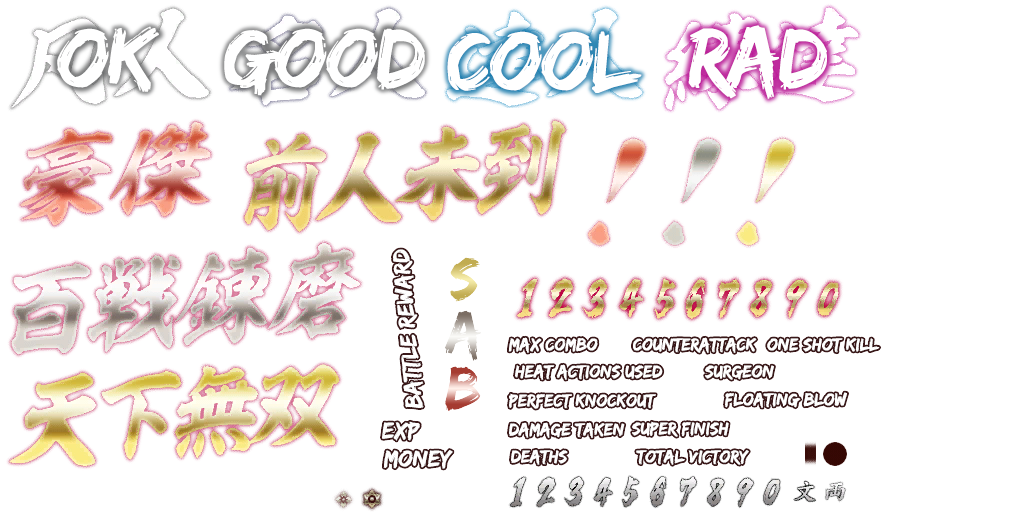
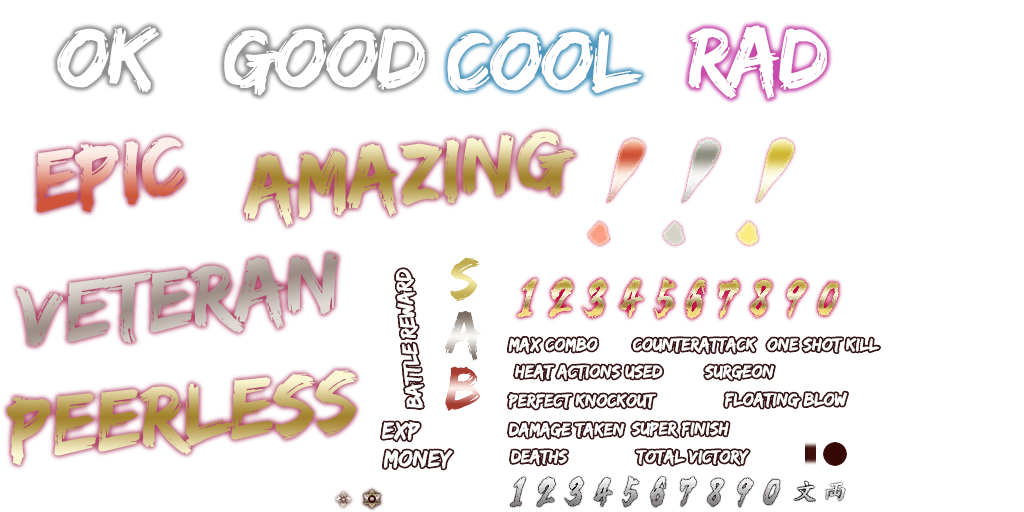
The second 1024x512 image is a revision of the first. Changes to its layers:
added layer "epic" in group "rank_text_en" over [36, 137, 186, 213]
added layer "amazing" in group "rank_text_en" over [243, 131, 576, 227]
added layer "peerless" in group "rank_text_en" over [7, 370, 357, 465]
added layer "VETERAN" in group "rank_text_en" over [16, 253, 338, 346]
hid group "rank_text_jp" (8 layers) over [4, 4, 863, 471]
painted on "battle reward" (1st of 2, in "rewards" › "rewards_en") over [393, 249, 424, 408]
painted on "Layer 1" over [4, 116, 571, 471]